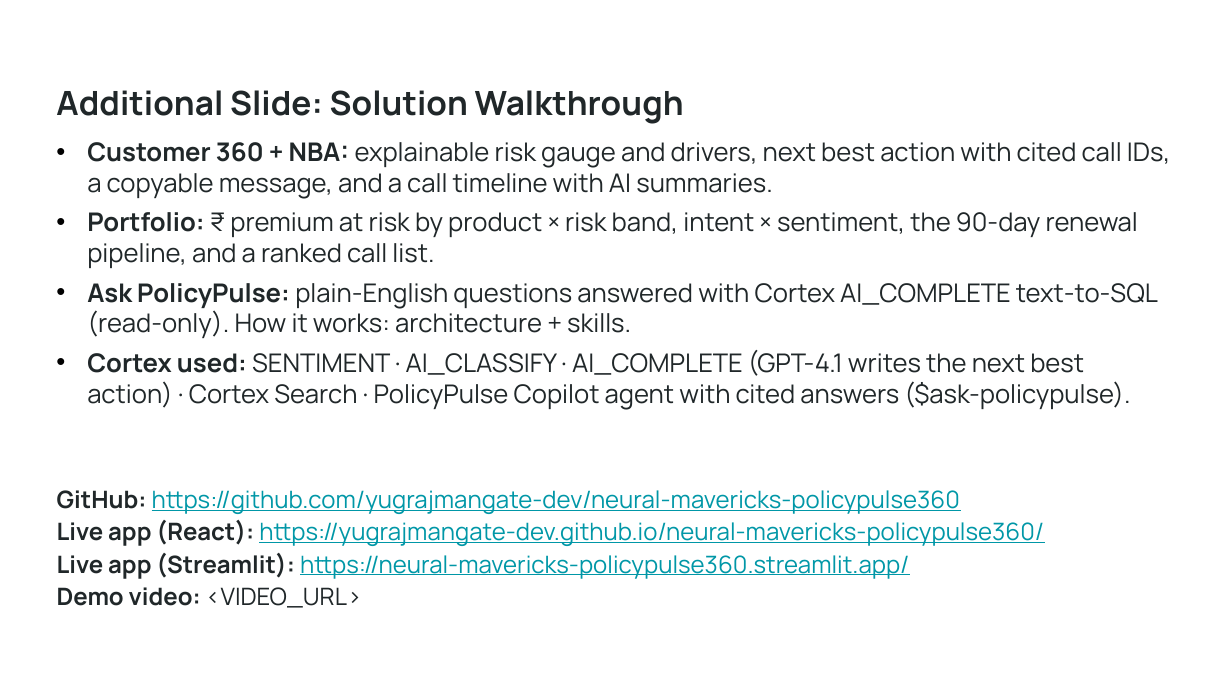
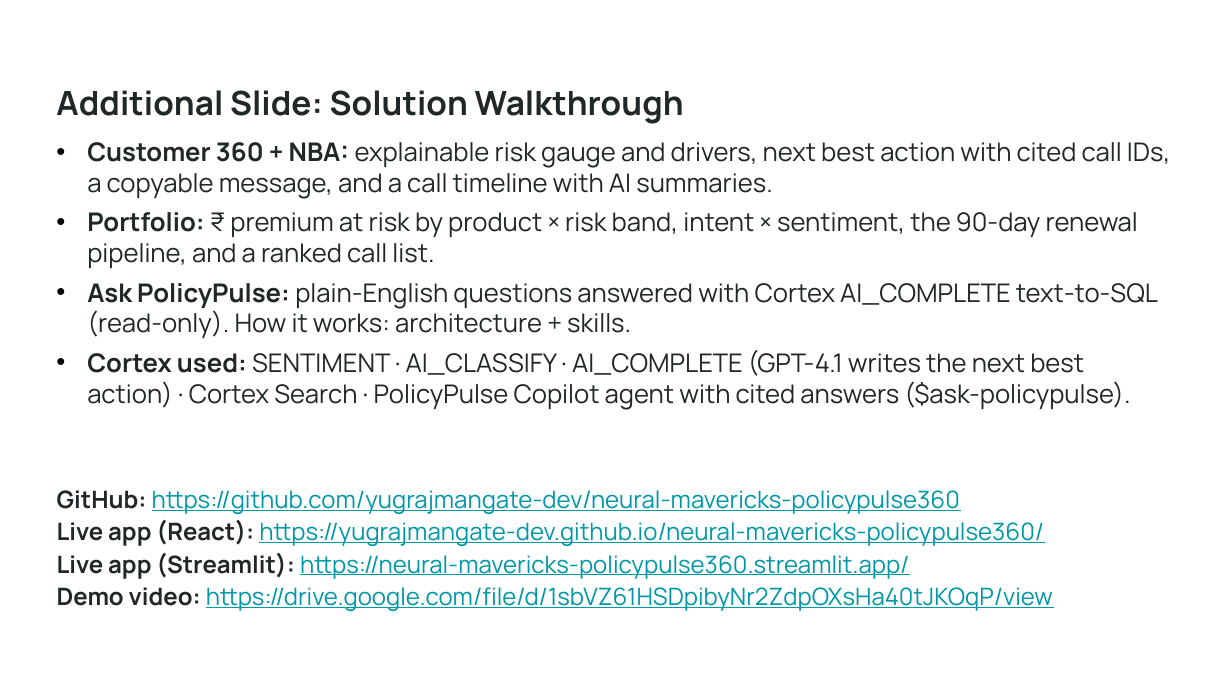
Before and after one commit to yugrajmangate-dev/neural-mavericks-policypulse360, a slide deck: slide 5 of submission/PolicyPulse360_NeuralMavericks_Template.pptx. Drawn at 1232x693 pixels with LibreOffice and Linux fonts; fonts in the diff are those of the drawing; background and template pictures are left out. Boxes give left, top, right and bottom in pixels: in the first picture for what was removed or moved away, otherwise in the second. Text is boxed around its words. In the diff, an @@ line names an element or a change of style, - is before the commit and + after.

Commit message:
Add demo video link to README and deck slide 5; regenerate deck PDF

```diff
--- a/submission/PolicyPulse360_NeuralMavericks_Template.pptx
+++ b/submission/PolicyPulse360_NeuralMavericks_Template.pptx
@@ text at (x1=57, y1=587, x2=1053, y2=611): text changed; text colour #202729 to #0097A7 @@
-Demo video: <VIDEO_URL>
+Demo video: https://drive.google.com/file/d/1sbVZ61HSDpibyNr2ZdpOXsHa40tJKOqP/view
```
Also in this commit, not shown: 3 other files.
